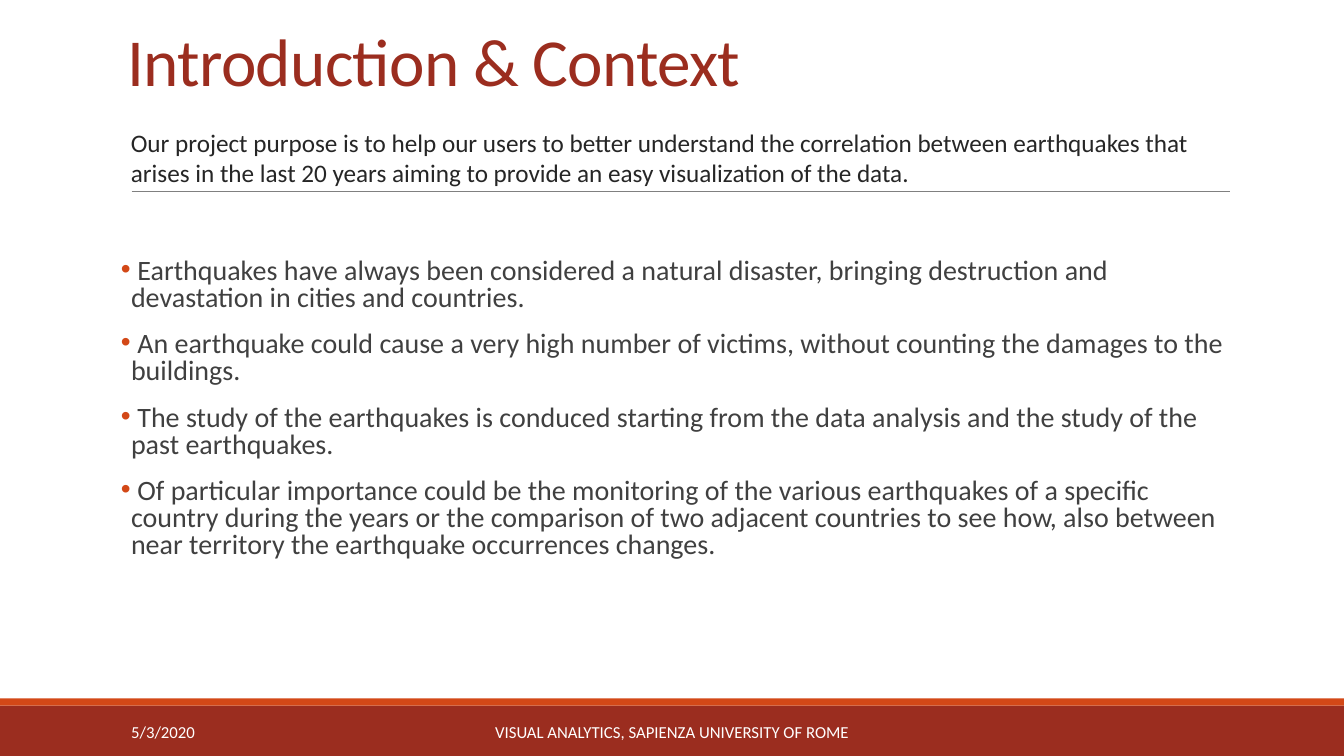
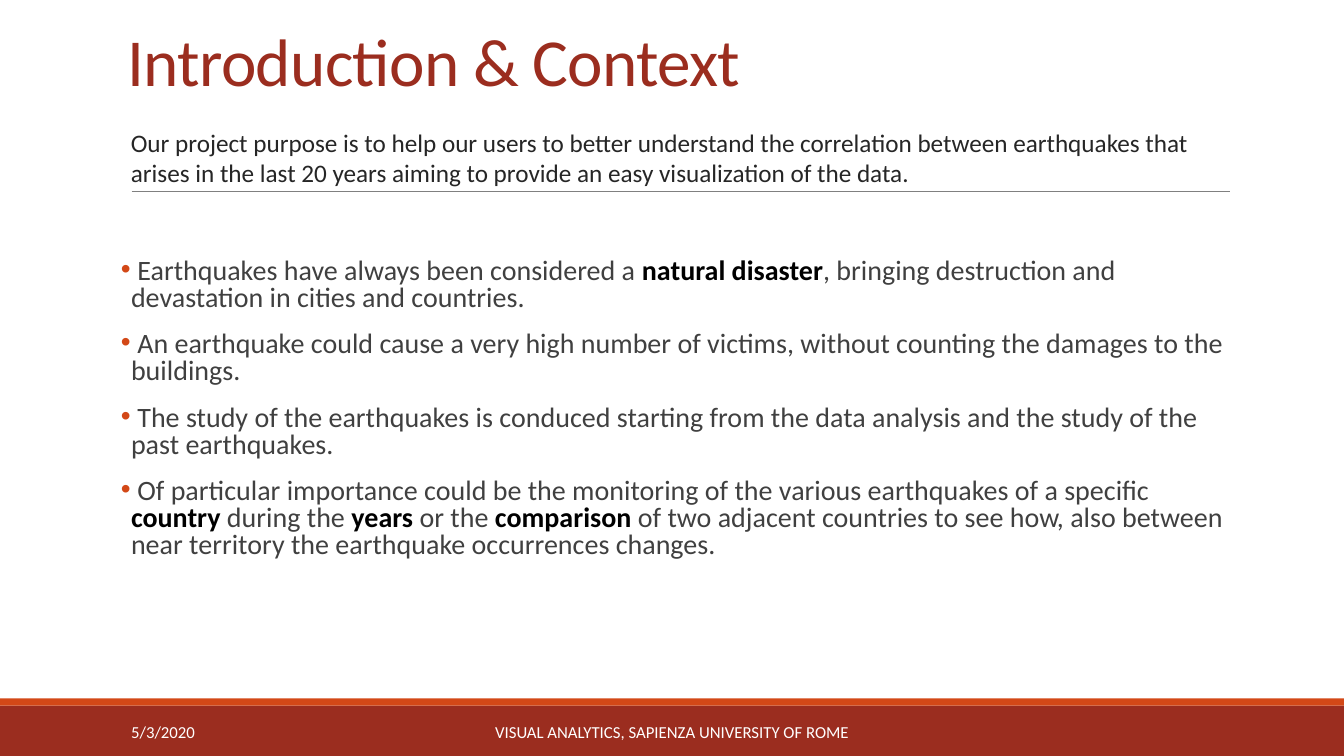
Before and after one commit to michaelcapponi/EarthquakesVA, a slide deck: slide 2 of docs/slides.pptx. Drawn at 1344x756 pixels with LibreOffice and Linux fonts; fonts in the diff are those of the drawing. Boxes give left, top, right and bottom in pixels: in the first picture for what was removed or moved away, otherwise in the second. Text is boxed around its words. In the diff, an @@ line names an element or a change of style, - is before the commit and + after.

```diff
--- a/docs/slides.pptx
+++ b/docs/slides.pptx
@@ text at (131,260,1222,559): text colour #404040 to #000000, bold on in "natural disaster,", "country years comparison" @@
```
Also in this commit, not shown: 8 other slides changed, 2 other files.
